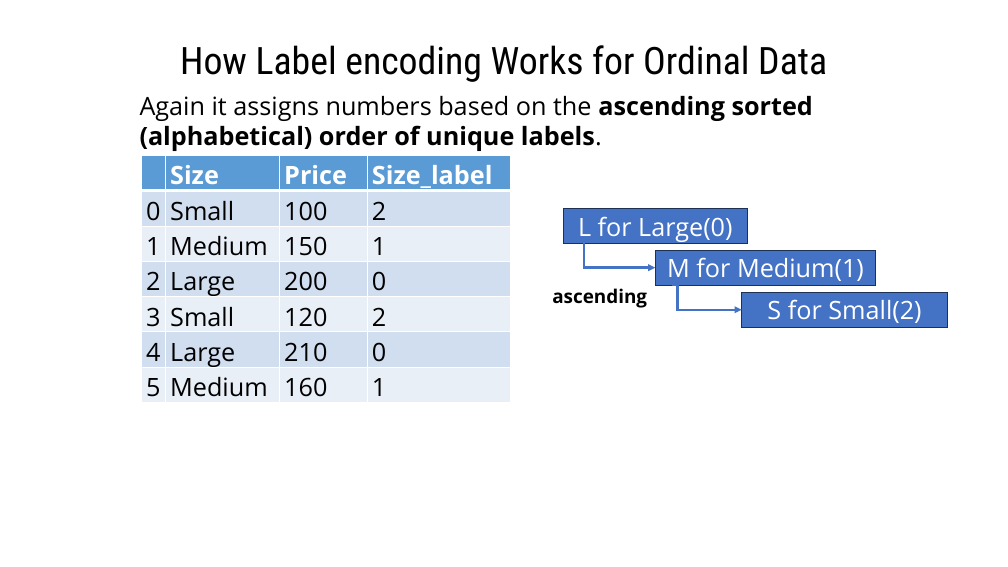
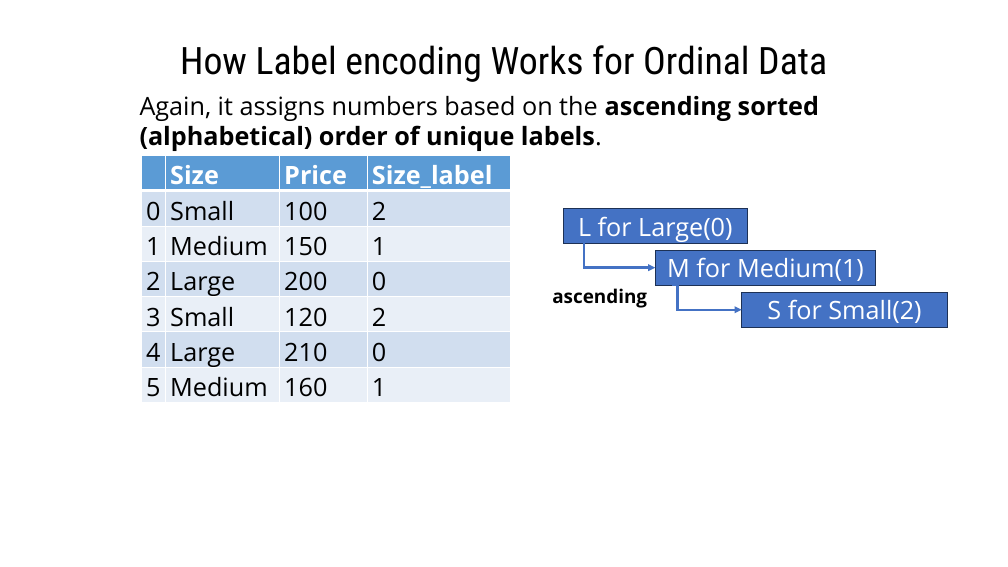
Before and after one commit to gmrr40058/data-science-ml-python-ostad, a slide deck: slide 4 of My Note and Practice/Text to Numerical Data Conversion/Categorical(Text to Numeric) data conversion-CTtN/CTtN 1. Label Encoding/Label Encoding.pptx. Drawn at 1008x567 pixels with LibreOffice and Linux fonts; fonts in the diff are those of the drawing. Boxes give left, top, right and bottom in pixels: in the first picture for what was removed or moved away, otherwise in the second. Text is boxed around its words. In the diff, an @@ line names an element or a change of style, - is before the commit and + after.

```diff
--- a/My Note and Practice/Text to Numerical Data Conversion/Categorical(Text to Numeric) data conversion-CTtN/CTtN 1. Label Encoding/Label Encoding.pptx
+++ b/My Note and Practice/Text to Numerical Data Conversion/Categorical(Text to Numeric) data conversion-CTtN/CTtN 1. Label Encoding/Label Encoding.pptx
@@ text at (x1=140, y1=96, x2=819, y2=151): text changed @@
-Again it assigns numbers based on the ascending sorted (alphabetical) order of unique labels.
+Again, it assigns numbers based on the ascending sorted (alphabetical) order of unique labels.
```
Also in this commit, not shown: 3 other files.
